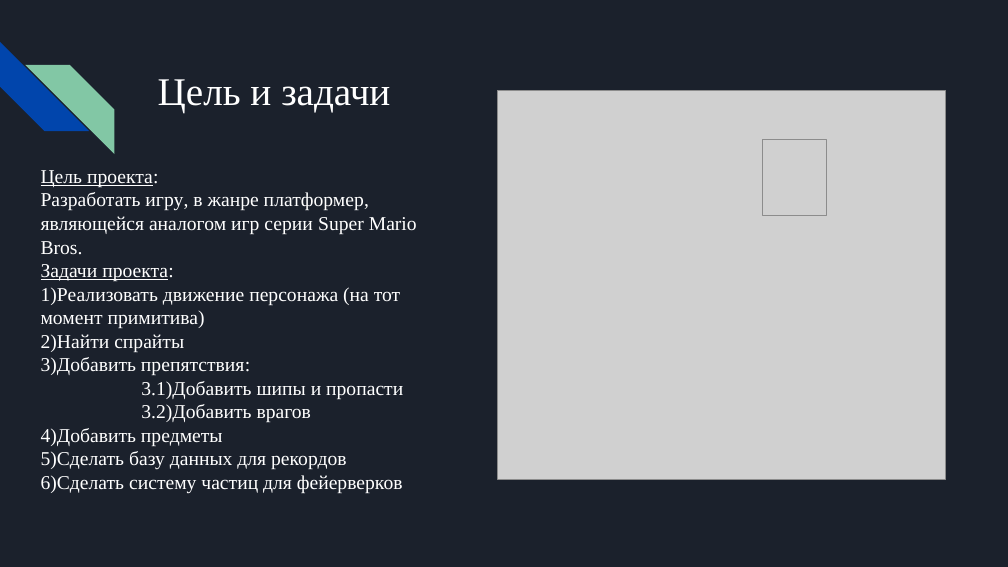
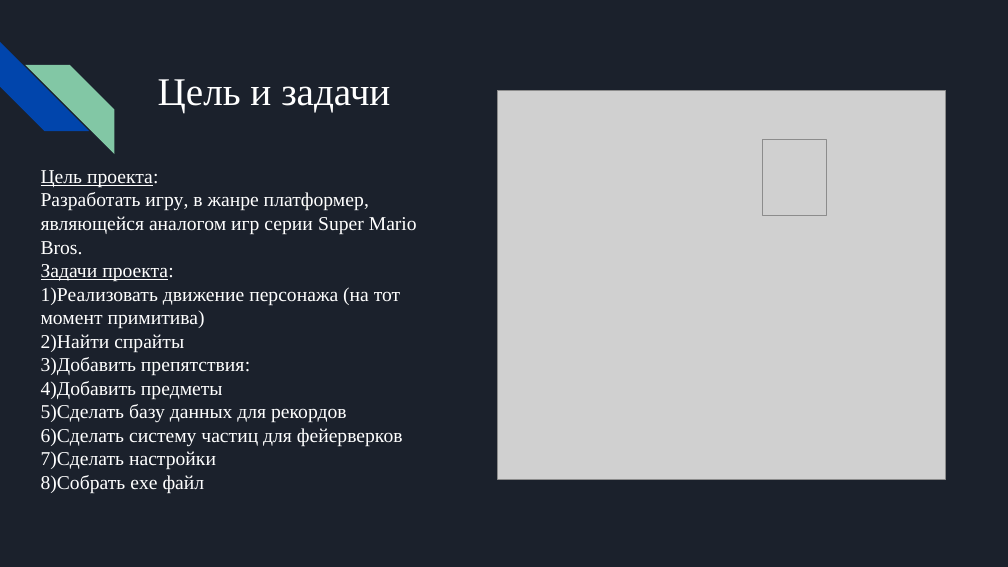
Before and after one commit to ShpakovskiVyacheslav/Arcade-project, a slide deck: slide 2 of documentation/Fish Hunter.pptx. Drawn at 1008x567 pixels with LibreOffice and Linux fonts; fonts in the diff are those of the drawing; grey boxes stand for pictures. Boxes give left, top, right and bottom in pixels: in the first picture for what was removed or moved away, otherwise in the second. Text is boxed around its words. In the diff, an @@ line names an element or a change of style, - is before the commit and + after.

```diff
--- a/documentation/Fish Hunter.pptx
+++ b/documentation/Fish Hunter.pptx
@@ text at (141, 381, 403, 423): paragraphs removed @@
-3.1)Добавить шипы и пропасти
-3.2)Добавить врагов
@@ text at (41, 451, 216, 494): paragraphs added @@
+7)Сделать настройки
+8)Собрать exe файл
```
Also in this commit, not shown: 4 other slides changed, 2 other files.
